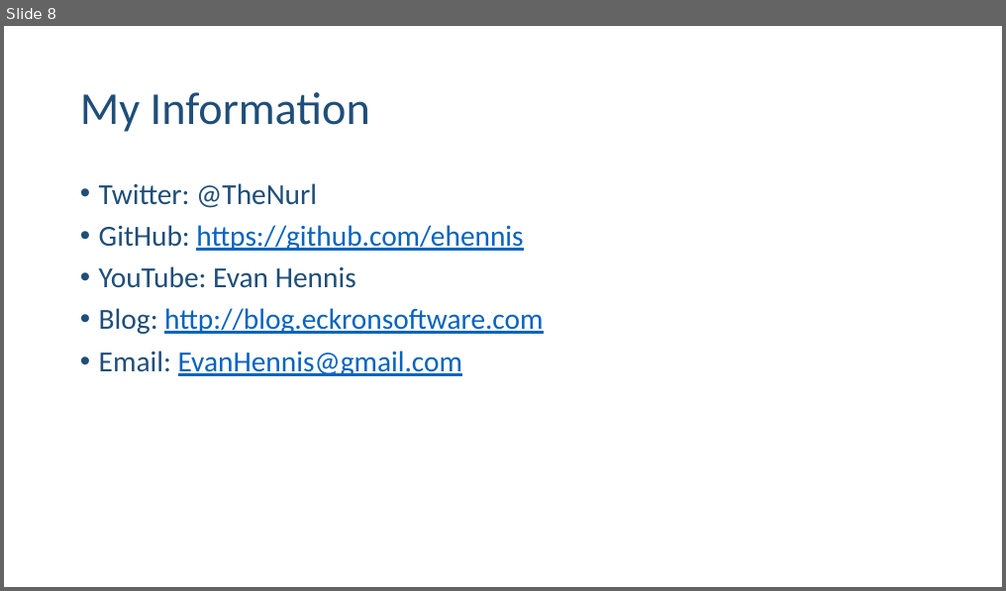
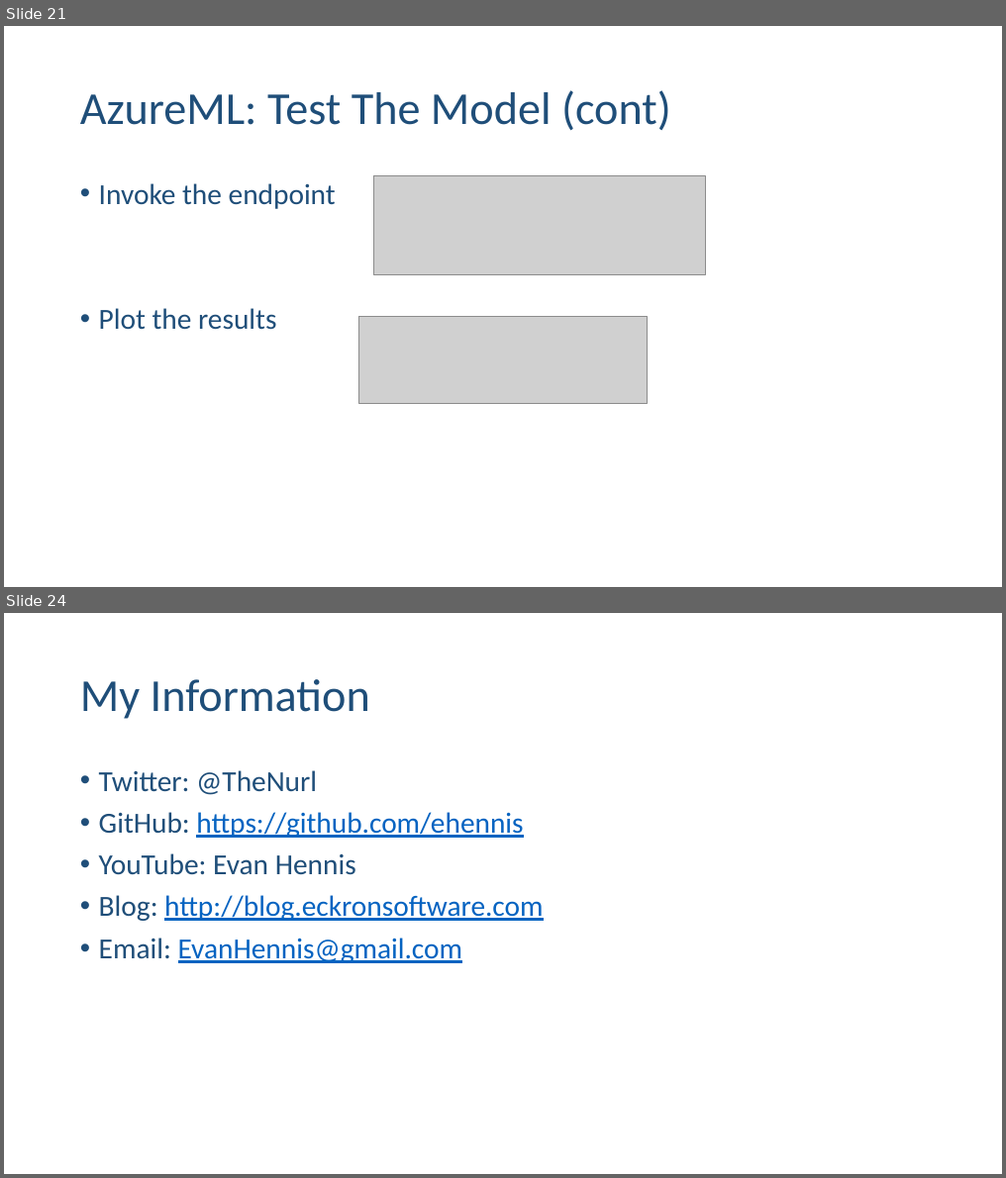
Before and after one commit to ehennis/Blog, a slide deck: AzureML/NebraskaCode.pptx. Shown one above the other, each under a label of ours: slide 8 before the commit, slides 21 and 24 after it; the slides between them are not shown. The pictures are 1006x591 and 1006x1178 pixels, drawn with LibreOffice and Linux fonts; fonts in the diff are those of the drawing; grey boxes stand for pictures. Boxes give left, top, right and bottom in pixels: in the first picture for what was removed or moved away, otherwise in the second. Text is boxed around its words. In the diff, an @@ line names an element or a change of style, - is before the commit and + after.

```diff
--- a/AzureML/NebraskaCode.pptx
+++ b/AzureML/NebraskaCode.pptx
@@ slide 21 added at box(4, 26, 1002, 587), background #FFFFFF @@
@@ title added at box(80, 90, 671, 131), 44 pt, text #1F4E79 @@
+AzureML: Test The Model (cont)
@@ text added at box(99, 183, 336, 330), 28 pt, text #1F4E79 @@
+• Invoke the endpoint
+• Plot the results
@@ picture added at box(374, 175, 706, 275) @@
@@ picture added at box(358, 317, 648, 404) @@
@@ what was slide 8 is now slide 24 @@
```
Also in this commit, not shown: 3 slides changed, 15 other slides added.
